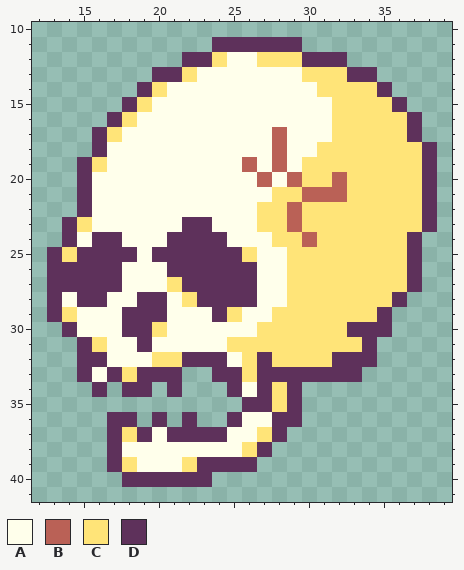
Edited in one commit: pixel-art sprite (layouts/img/skull3.png). This is how it looked before the edit.
The file is 52x52 pixels. Shown: x 12..39, y 10..41.
Palette (. is transparent): A #ffffeb  B #ba6156  C #ffe478  D #5e315b
Pixels before, first column x 13:
11 ...........DDDDDD.........
12 .........DDCAACCCDDD......
13 .......DDCAAAAAAACCCDD....
14 ......DCAAAAAAAAAACCCCD...
15 .....DCAAAAAAAAAAAACCCCD..
16 ....DCAAAAAAAAAAAAACCCCCD.
17 ...DCAAAAAAAAAABAAACCCCCD.
18 ...DAAAAAAAAAAABAACCCCCCCD
19 ..DCAAAAAAAAABABACCCCCCCCD
20 ..DAAAAAAAAAAABABCCBCCCCCD
21 ..DAAAAAAAAAAAACCBBBCCCCCD
22 ..DAAAAAAAAAAACCBCCCCCCCCD
23 .DCAAAAAADDAAACCBCCCCCCCCD
24 .DADDAAADDDDAAACCBCCCCCCD.
25 DCDDDDADDDDDDCAACCCCCCCCD.
26 DDDDDAAADDDDDDAACCCCCCCCD.
27 DDDDDAAACDDDDDAACCCCCCCCD.
28 DADDAADDACDDDDAACCCCCCCD..
29 DCAAADDDAAADCAACCCCCCCD...
30 .DAAADDCAAAAAACCCCCCDDD...
31 ..DCAADAAAAACCCCCCCCCD....
32 ..DDAAACCDDDACDCCCCDDD....
33 ..DADCDDD..DDCDDDDDDD.....
34 ...D.DD.D...DADCD.........
35 .............DDCD.........
36 ....DD.D.D..DAADD.........
37 ....DCDADDDDAACD..........
38 ....DAAAAAAAACD...........
39 ....DCAAACDDDD............
40 .....DDDDDD...............
After the commit:
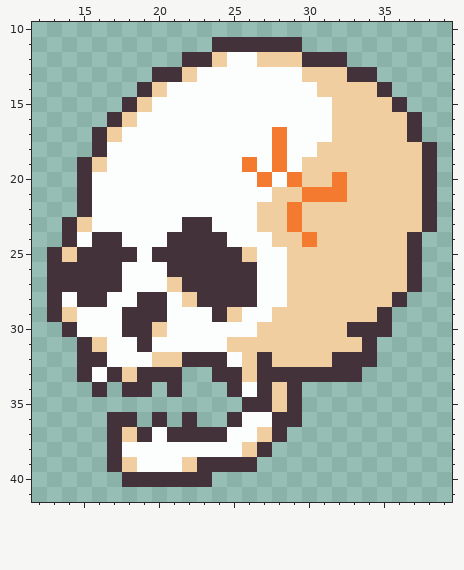
Diff:
colour A: #ffffeb -> #fcfefe
colour B: #ba6156 -> #f37a2e
colour C: #ffe478 -> #f1cea0
colour D: #5e315b -> #44323a
Pixel boxes of the changes (left, top, right, bottom) in both pictures:
changed: (47, 37, 437, 487)
